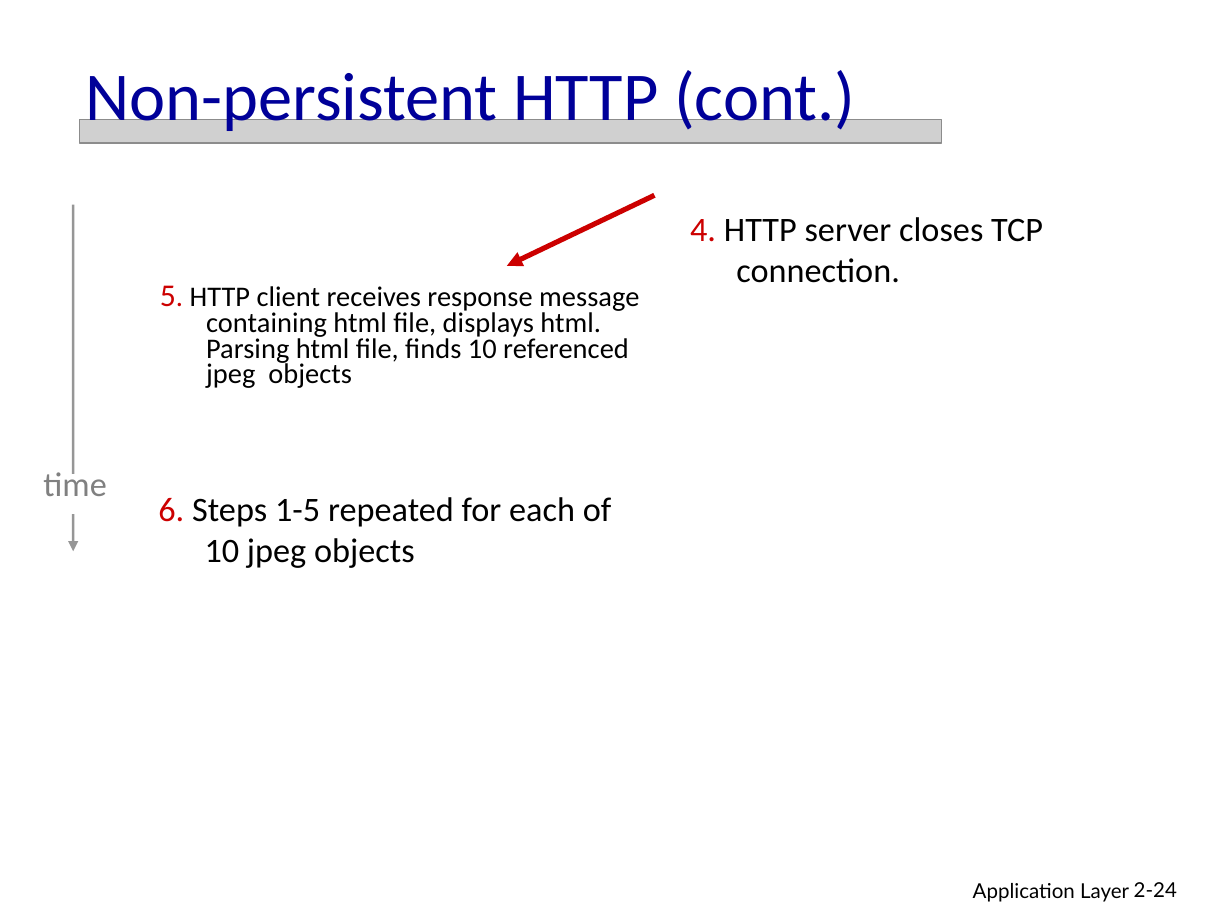
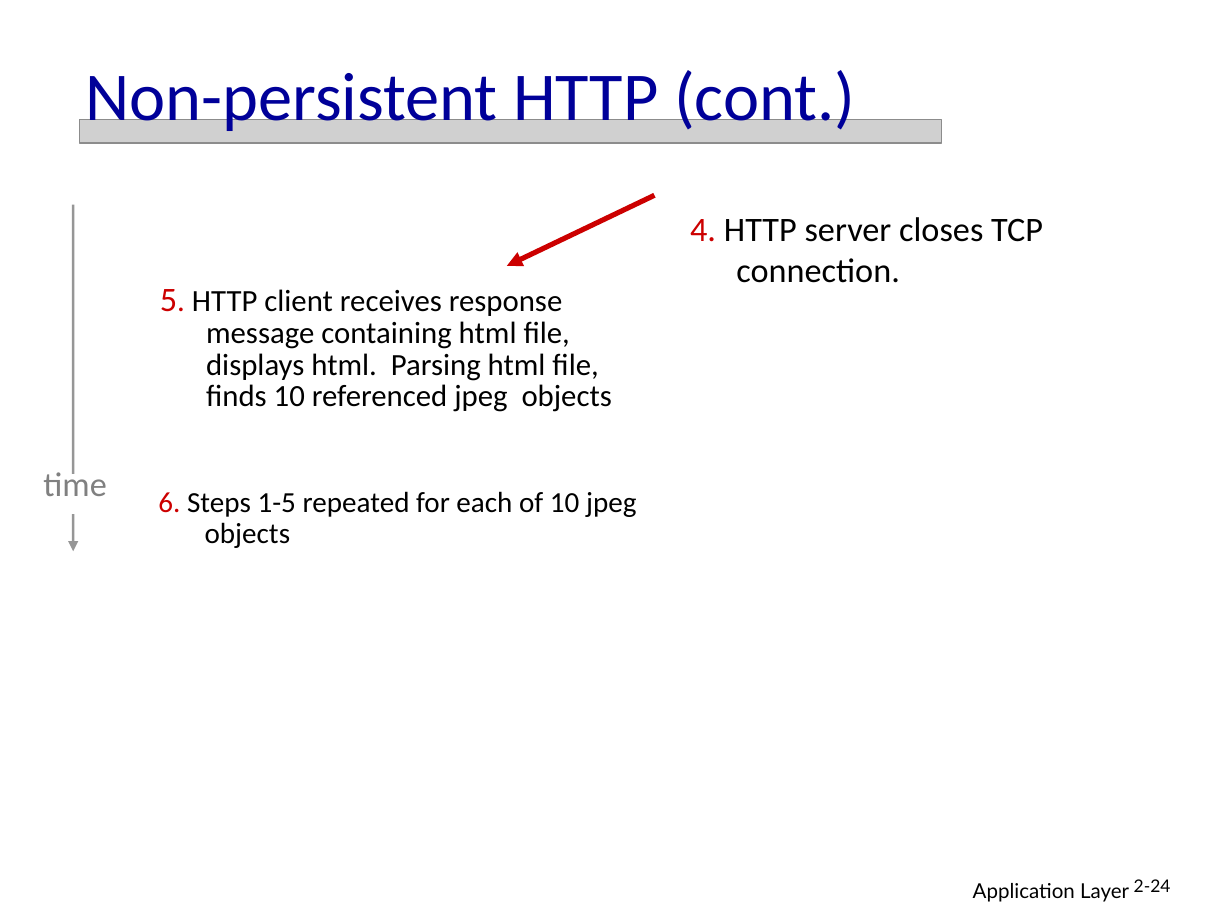
Before and after one commit to JohnNixon6972/5th-Sem-ISE, a slide deck: slide 24 of Computer Network/CHAPTER-2-PPT.ppt. Drawn at 1232x924 pixels with LibreOffice and Linux fonts; fonts in the diff are those of the drawing; grey boxes stand for pictures. Boxes give left, top, right and bottom in pixels: in the first picture for what was removed or moved away, otherwise in the second. Text is boxed around its words. In the diff, an @@ line names an element or a change of style, - is before the commit and + after.

```diff
--- a/Computer Network/CHAPTER-2-PPT.ppt
+++ b/Computer Network/CHAPTER-2-PPT.ppt
@@ text "5. HTTP client receives response ..." at bbox=[160, 289, 612, 412]: size 18.5 to 20 pt in "5."; size 16.6 to 18 pt; line spacing 0.75 to 0.85 @@
@@ text "6. Steps 1-5 repeated for ..." at bbox=[158, 491, 636, 548]: size 20 to 17 pt; line spacing 1 to 0.9 @@
@@ page number at bbox=[1134, 879, 1171, 892]: size 12 to 10.2 pt; line spacing 1 to 0.9 @@
```
Also in this commit, not shown: 86 other slides changed, 2 other files.
